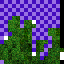
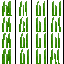
Before/after of a 64 × 64 layered artwork. What changed in the layer stack:
showed group "16x" (9 layers) over [0,0,64,64]
showed group "Tall Seagrass 16x304" (4 layers) over [1,0,64,64]
hid group "1 Block Seagrass (18)" (40 layers), moved it into group "64x Textures" over [0,0,64,64]
hid group "1-4" (5 layers), moved it into group "standard grass" over [0,0,64,64]
hid group "5-8" (5 layers), moved it into group "standard grass" over [0,0,64,64]
hid group "9-12" (5 layers), moved it into group "standard grass" over [0,0,64,64]
painted on "seagrass 9" over [4,0,64,64]
painted on "seagrass 10" over [4,0,64,64]
painted on "seagrass 11" over [4,0,64,64]
painted on "seagrass 12" over [0,0,64,64]
hid "64x" over [0,0,64,64]
